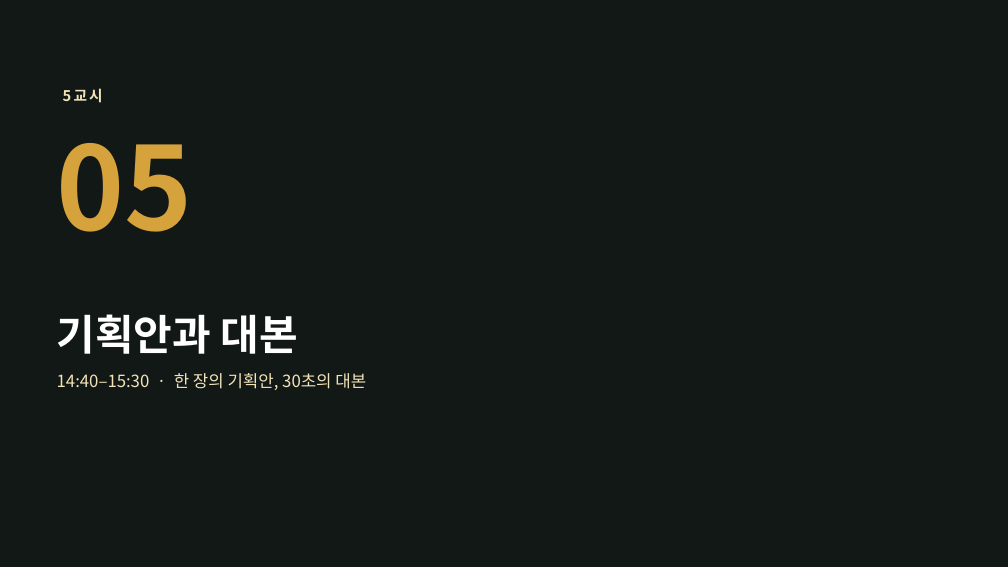
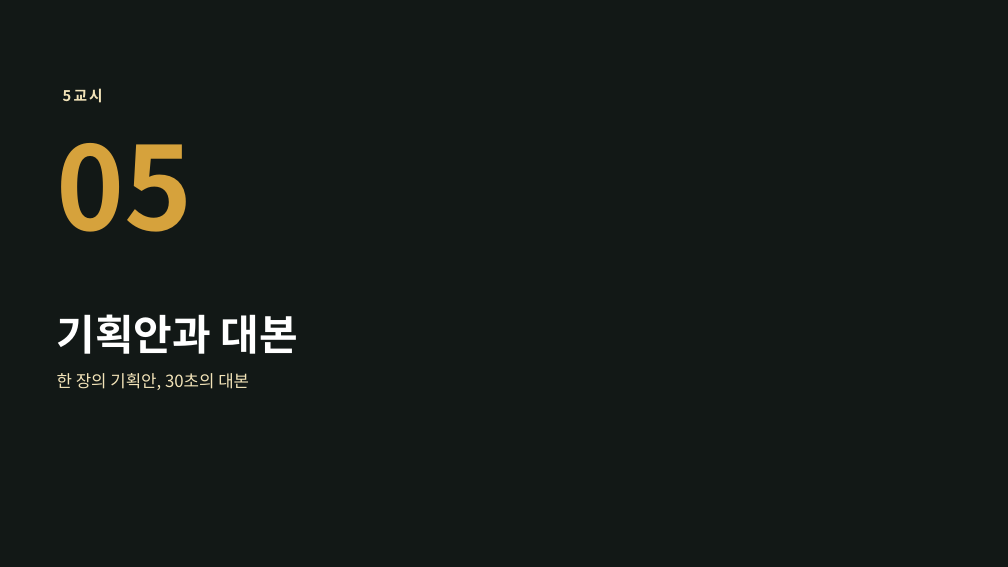
Before and after one commit to yujida/MARUBIT, a slide deck: slide 39 of lectures/02/2회차_기획하는머리_슬라이드.pptx. Drawn at 1008x567 pixels with LibreOffice and Linux fonts; fonts in the diff are those of the drawing; background and template pictures are left out. Boxes give left, top, right and bottom in pixels: in the first picture for what was removed or moved away, otherwise in the second. Text is boxed around its words. In the diff, an @@ line names an element or a change of style, - is before the commit and + after.

```diff
--- a/lectures/02/2회차_기획하는머리_슬라이드.pptx
+++ b/lectures/02/2회차_기획하는머리_슬라이드.pptx
@@ text at (x1=57, y1=373, x2=249, y2=390): text changed @@
-14:40–15:30 · 한 장의 기획안, 30초의 대본
+한 장의 기획안, 30초의 대본
```
Also in this commit, not shown: 21 other slides changed, 2 slides added, 16 other files.
